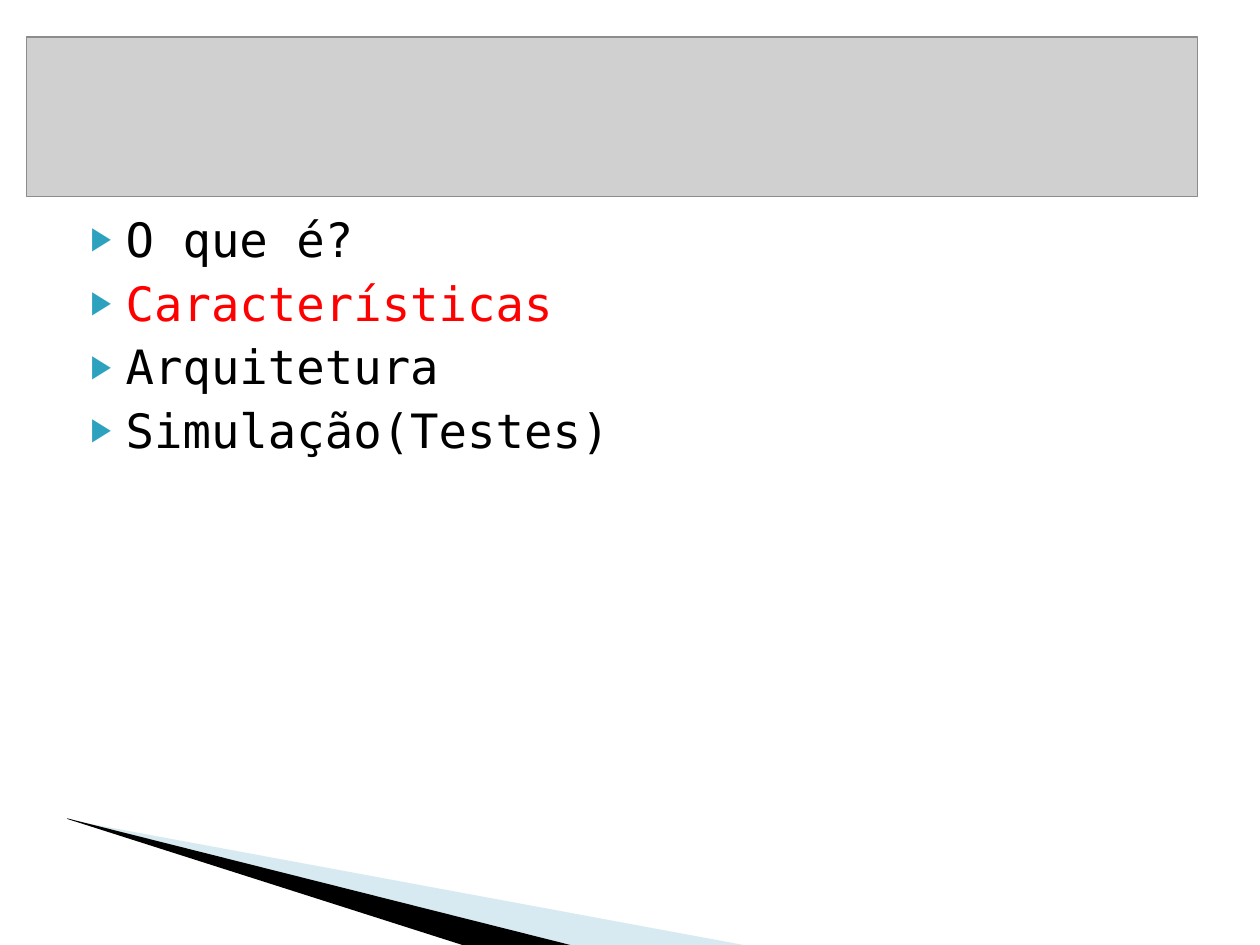
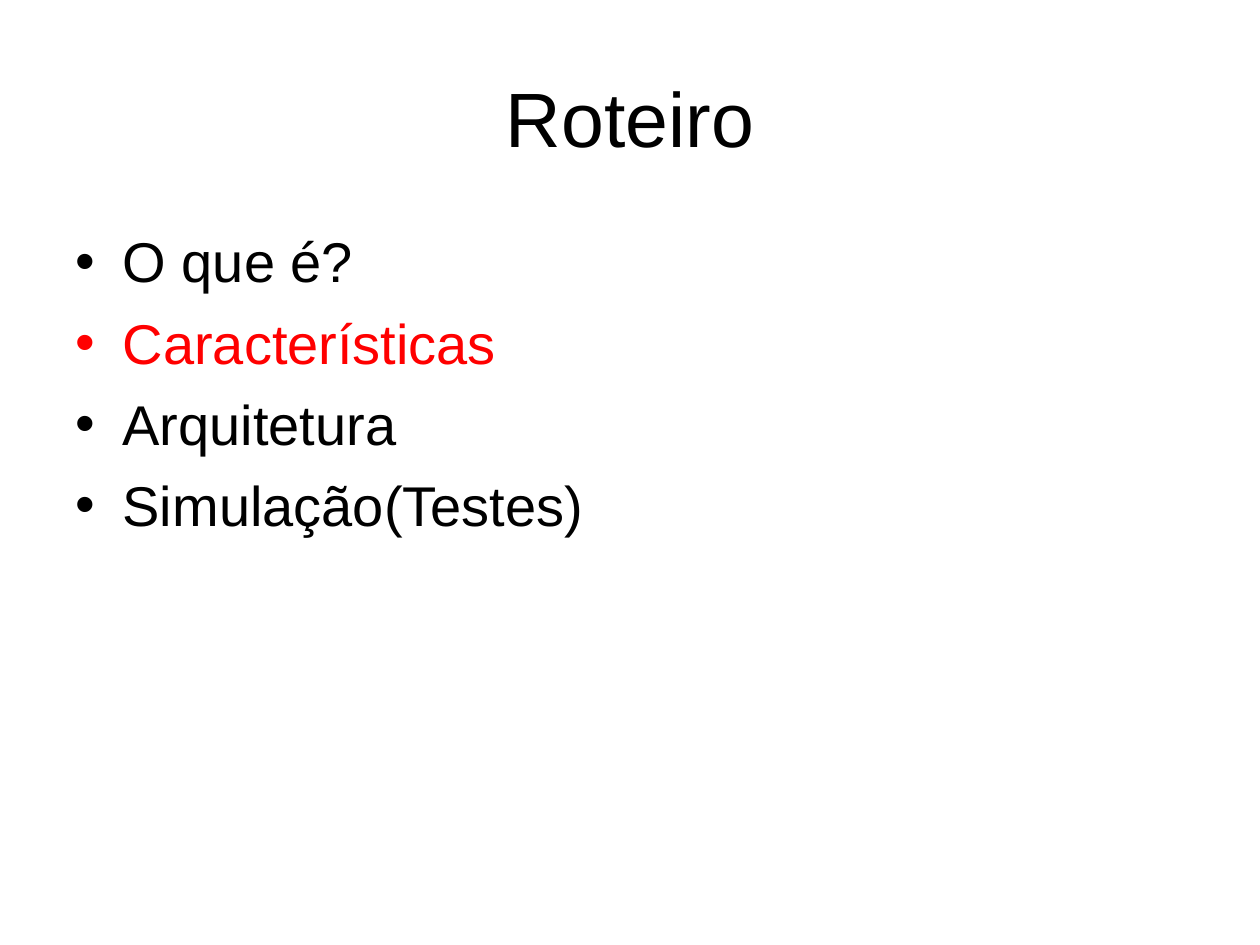
Before and after one commit to krishprince/rollerslam, a slide deck: slide 5 of docs/PresentationSD.ppt. Drawn at 1260x945 pixels with LibreOffice and Linux fonts; fonts in the diff are those of the drawing; grey boxes stand for pictures; background and template pictures are left out. Boxes give left, top, right and bottom in pixels: in the first picture for what was removed or moved away, otherwise in the second. Text is boxed around its words. In the diff, an @@ line names an element or a change of style, - is before the commit and + after.

```diff
--- a/docs/PresentationSD.ppt
+++ b/docs/PresentationSD.ppt
@@ picture removed at [26,37,1197,197] @@
@@ title added at [506,91,754,148], 44 pt, text #000000 @@
+Roteiro
@@ text "O que é?": place and size @@
-text "O que é?" at [126,219,610,457]
+text "O que é?" at [123,240,583,537]
@@ text "O que é?" at [123,240,583,537]: size 27 to 32 pt, font DejaVu Sans Mono to Arial; bullet ▶ to •; more space between paragraphs; bullet colour #2DA2BF to #000000; bullet colour #2DA2BF to #FF0000 @@
@@ freeform shape removed at [98,689,622,888] @@
@@ freeform shape removed at [0,798,517,914] @@
```
Also in this commit, not shown: 10 other slides changed, 2 slides added, 4 slides removed, 23 other files.
